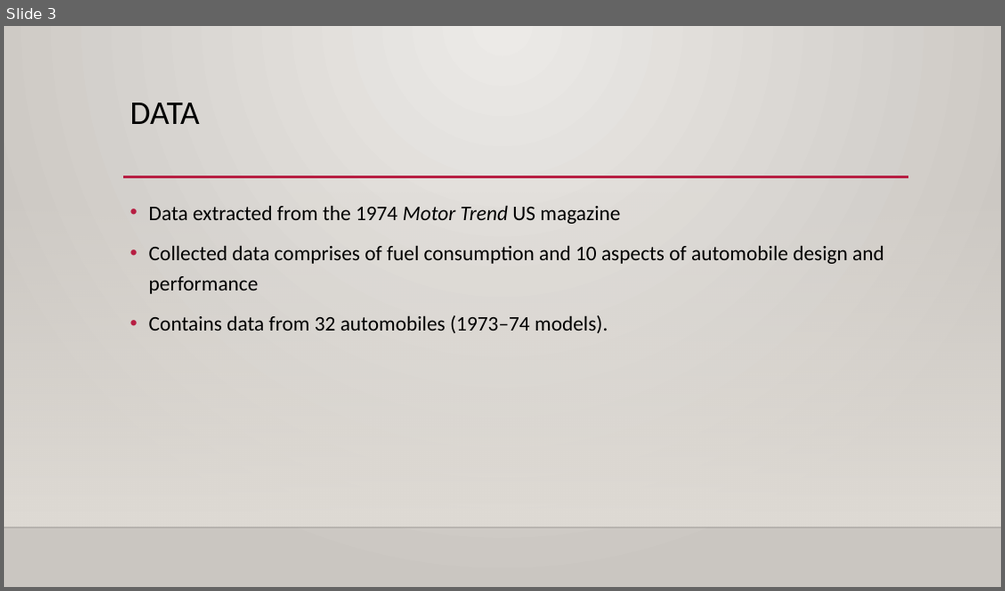
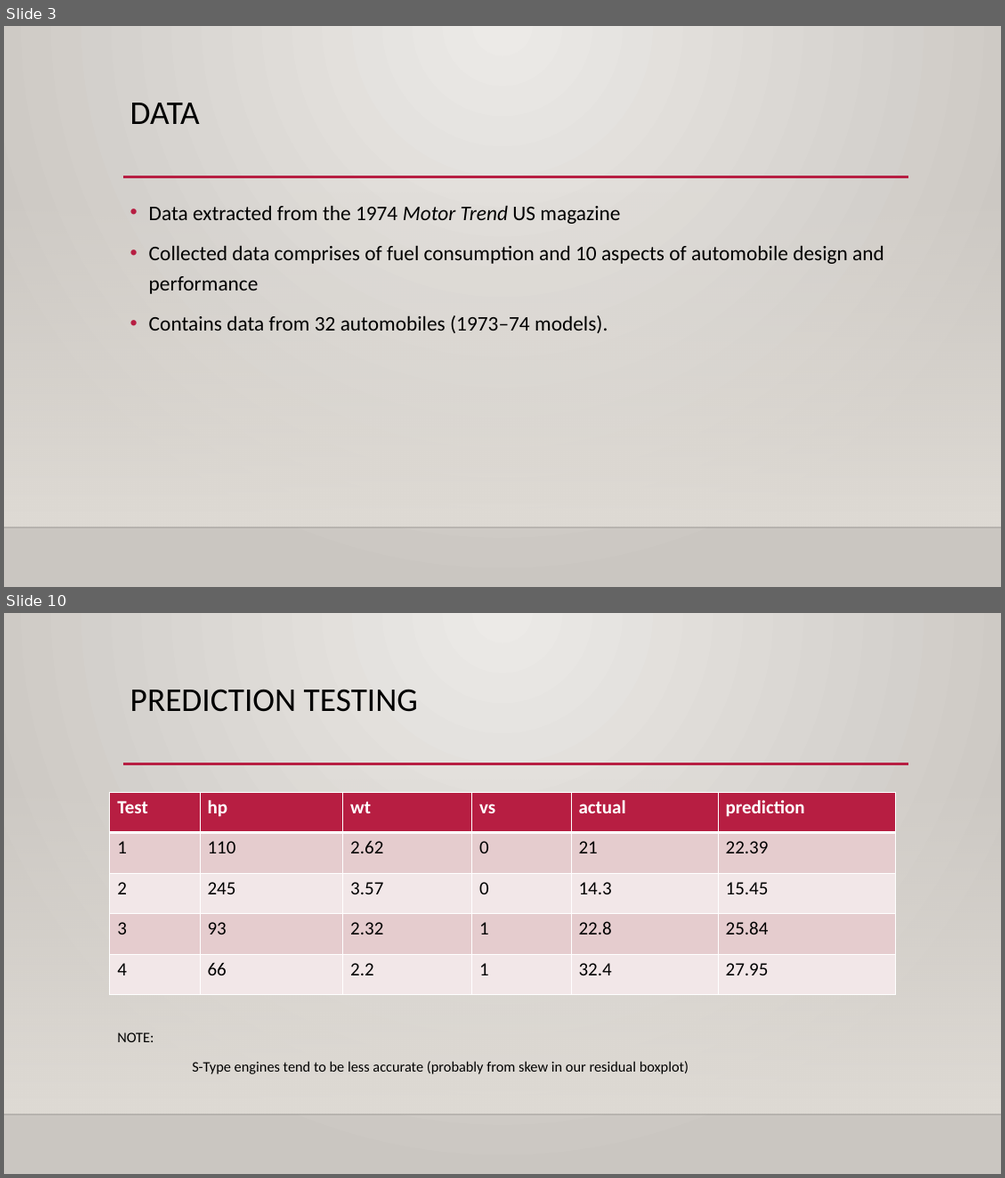
Before and after one commit to derpnallday/M260_project, a slide deck: presentation.pptx. Shown one above the other, each under a label of ours: slide 3 before the commit, slides 3 and 10 after it; the slides between them are not shown. The pictures are 1005x591 and 1005x1178 pixels, drawn with LibreOffice and Linux fonts; fonts in the diff are those of the drawing; background and template pictures are left out. Boxes give left, top, right and bottom in pixels: in the first picture for what was removed or moved away, otherwise in the second. Text is boxed around its words. In the diff, an @@ line names an element or a change of style, - is before the commit and + after.

Commit message:
did AIC testing and added more to presentation

```diff
--- a/presentation.pptx
+++ b/presentation.pptx
@@ slide 10 added at bbox=[4, 613, 1001, 1174], background gradient #ECEAE7 to #CAC7C1; not listed: 3 template elements that a slide beside it also shows @@
@@ title added at bbox=[130, 689, 418, 712], 32 pt, text #000000 @@
+PREDICTION TESTING
@@ table added at bbox=[109, 793, 896, 995], 5 rows, 6 columns @@
+Test | hp | wt | vs | actual | prediction
+1 | 110 | 2.62 | 0 | 21 | 22.39
+2 | 245 | 3.57 | 0 | 14.3 | 15.45
+3 | 93 | 2.32 | 1 | 22.8 | 25.84
+4 | 66 | 2.2 | 1 | 32.4 | 27.95
@@ text added at bbox=[117, 1032, 688, 1074], 14 pt, text #000000 @@
+NOTE:
+S-Type engines tend to be less accurate (probably from skew in our residual boxplot)
```
Also in this commit, not shown: 2 slides changed, 4 other slides added, 1 other file.
